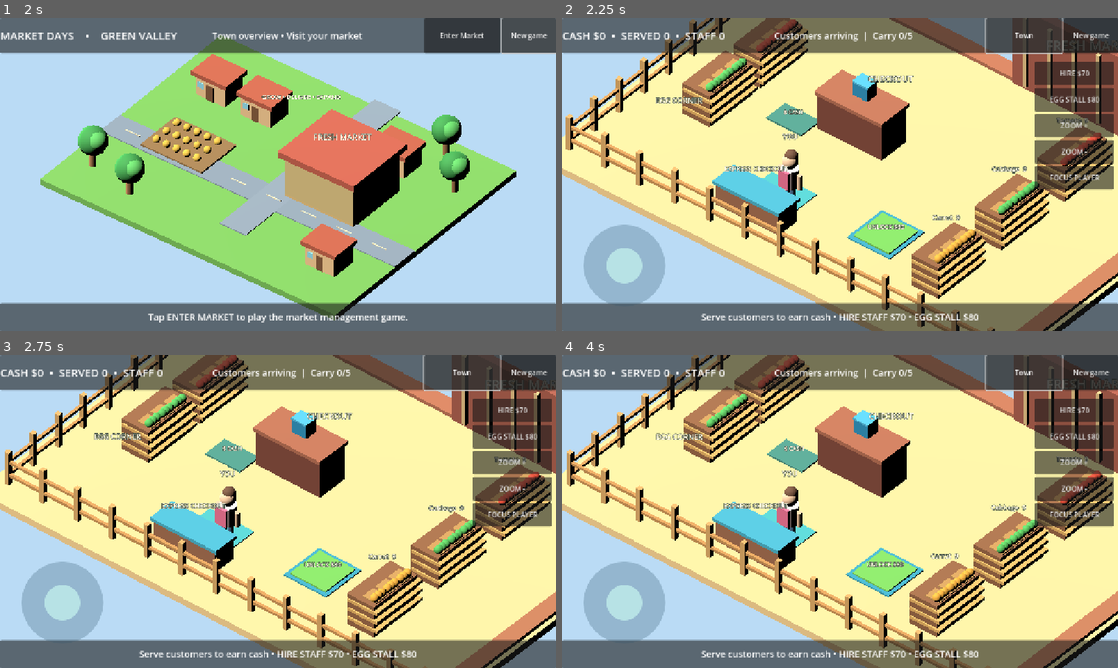
Above: before the commit, frames 1-4 (two rows, left to right).
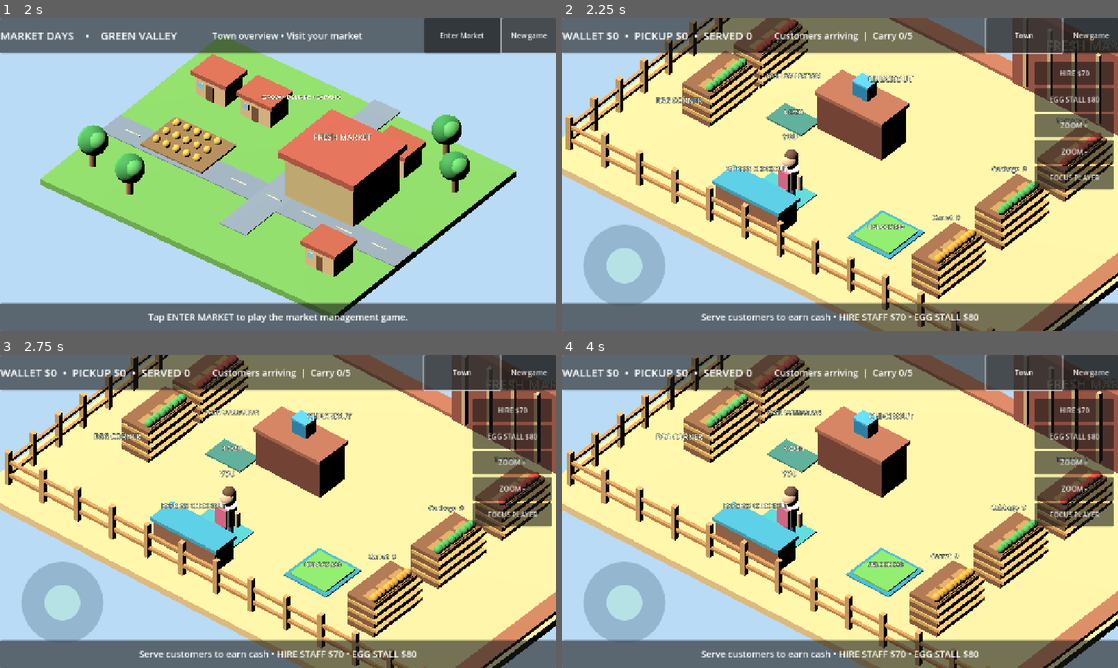
Above: after the commit, the same moments.

Repository: challaharshavardhan/BusinessWorld
Game: Godot game, scene res://main.tscn
The game is run twice, just before and just after one commit, with the same random seed, the same clock (stepped at 60 frames per second) and the same inputs.
Inputs:
- Up to frame 1 (2 s): click "New game" at 0.5 s; click "New game" at 1.25 s
- Up to frame 2 (2.25 s): click "Enter Market" at 2 s
- Up to frame 3 (2.75 s): no input
- Up to frame 4 (4 s): click "Town" at 2.75 s; click "Enter Market" at 3.5 s

Frame 1 is identical in both runs. In frame 2, 0.7% of the frame differs, in the area x 0-47%, y 4-20%; in frame 3, 0.7%; in frame 4, 0.7%.

Commit message:
Add visible cash bills, sale popups and collectible money piles

Diff:
--- a/scripts/market_days.gd
+++ b/scripts/market_days.gd
@@ -10,6 +10,10 @@
 
 var cash := 0
 var sales := 0
+var pending_cash := 0
+var cash_stack_root: Node3D
+var cash_stack_label: Label3D
+var flying_cash: Array[Dictionary] = []
 var served := 0
 var machine_unlocked := false
 var workers_hired := 0
@@ -242,6 +246,11 @@
     _text3d(market_root, Vector3(-2.4, 2.3, 5.65), "EXPRESS CHECKOUT", 33)
     _box(market_root, Vector3(-5.0, 0.05, 0.1), Vector3(1.8, 0.07, 1.2), Color("#49917f"))
     _text3d(market_root, Vector3(-5.0, 0.45, 0.1), "$ CASH", 28)
+    cash_stack_root = Node3D.new()
+    market_root.add_child(cash_stack_root)
+    cash_stack_root.position = Vector3(-5.0, 0.17, 0.1)
+    cash_stack_label = _text3d(market_root, Vector3(-5.0, 2.3, 0.1), "COLLECT CASH", 30)
+    _update_cash_stack()
     _box(market_root, Vector3(2.5, 0.035, 3.5), Vector3(2.2, 0.06, 2.2), Color("#389fb4"))
     _box(market_root, Vector3(2.5, 0.08, 3.5), Vector3(1.85, 0.1, 1.85), Color("#77c858"))
     _text3d(market_root, Vector3(2.5, 0.45, 3.5), "UNLOCK $80", 30)
@@ -270,6 +279,46 @@
     _text3d(npc, Vector3(0, 2.9, 0), "STAFF %d" % (index + 1), 30)
     workers.append(npc)
 
+# Cash received from sales becomes a visible pile of green banknotes.
+# It stays in the market until the player walks to the cash collection mat.
+func _update_cash_stack() -> void:
+    if cash_stack_root == null:
+        return
+    for child in cash_stack_root.get_children():
+        child.queue_free()
+    cash_stack_root.visible = pending_cash > 0
+    if cash_stack_label != null:
+        cash_stack_label.text = "PICK UP $%d" % pending_cash if pending_cash > 0 else "CASH COLLECTION"
+    var layers := mini(12, maxi(1, ceili(float(pending_cash) / 14.0)))
+    if pending_cash <= 0:
+        return
+    for i in range(layers):
+        var y: float = float(i) * 0.095
+        var bill := _box(cash_stack_root, Vector3(0, y, 0), Vector3(1.02, 0.075, 0.48), Color("#4fc97c"))
+        bill.rotation.y = sin(float(i) * 0.9) * 0.12
+        _box(cash_stack_root, Vector3(0, y + 0.042, 0), Vector3(0.28, 0.014, 0.46), Color("#e9eeb7"))
+    _box(cash_stack_root, Vector3(0, float(layers) * 0.095, 0), Vector3(0.6, 0.035, 0.22), Color("#f1ffdf"))
+
+func _cash_payment(amount: int, origin: Vector3) -> void:
+    pending_cash += amount
+    var flyer := Node3D.new()
+    market_root.add_child(flyer)
+    flyer.position = origin + Vector3(0, 2.3, 0)
+    _box(flyer, Vector3.ZERO, Vector3(0.85, 0.07, 0.42), Color("#48e77f"))
+    _text3d(flyer, Vector3(0, 0.45, 0), "+$%d" % amount, 43)
+    flying_cash.append({"node": flyer, "origin": flyer.position, "time": 0.0})
+    _update_cash_stack()
+    _save_game()
+
+func _collect_cash() -> void:
+    if pending_cash <= 0:
+        return
+    cash += pending_cash
+    _say("Collected $%d from the cash pile!" % pending_cash)
+    pending_cash = 0
+    _update_cash_stack()
+    _save_game()
+
 func _worker_service() -> void:
     if workers_hired == 0 or customer_queue.is_empty():
         return
@@ -283,7 +332,7 @@
     guest.queue_free()
     customer_queue.pop_front()
     var payment := 12 + kind * 3
-    cash += payment
+    _cash_payment(payment, Vector3(-2.3, 0, -0.9))
     sales += payment
     served += 1
     _say("Staff delivered %s: +$%d" % [PRODUCT_NAMES[kind], payment])
@@ -483,7 +532,7 @@
         detail.text = "Town overview • Visit your market"
         tip.text = "Tap ENTER MARKET to play the market management game."
         return
-    headline.text = "CASH $%d  •  SERVED %d  •  STAFF %d" % [cash, served, workers_hired]
+    headline.text = "WALLET $%d  •  PICKUP $%d  •  SERVED %d" % [cash, pending_cash, served]
     if hire_button != null:
         hire_button.disabled = workers_hired >= 3
         hire_button.text = "STAFF MAX" if workers_hired >= 3 else "HIRE $%d" % (70 + 60 * workers_hired)
@@ -517,6 +566,19 @@
         return
     game_clock += delta
     worker_clock += delta
+    for i in range(flying_cash.size() - 1, -1, -1):
+        var effect: Dictionary = flying_cash[i]
+        effect["time"] = float(effect["time"]) + delta
+        var motion: Node3D = effect["node"]
+        if not is_instance_valid(motion):
+            flying_cash.remove_at(i)
+            continue
+        var age: float = float(effect["time"])
+        motion.position = (effect["origin"] as Vector3) + Vector3(0, age * 1.5, 0)
+        motion.scale = Vector3.ONE * maxf(0.2, 1.0 - maxf(age - 0.5, 0.0))
+        if age >= 1.45:
+            motion.queue_free()
+            flying_cash.remove_at(i)
     _frame_market_camera(delta)
     customer_timer += delta
     action_timer += delta
@@ -557,6 +619,9 @@
     _refresh_ui()
 
 func _try_interact() -> void:
+    if pending_cash > 0 and player.position.distance_to(Vector3(-5.0, 0, 0.1)) < 1.65:
+        _collect_cash()
+        return
     if not machine_unlocked and player.position.distance_to(Vector3(2.5, 0, 3.5)) < 1.5 and cash >= 80:
         _unlock_eggs()
         return
@@ -605,7 +670,7 @@
             customer.queue_free()
             customer_queue.pop_front()
             carry_count -= 1
-            cash += 12 + kind * 3
+            _cash_payment(12 + kind * 3, Vector3(-2.4, 0, 5.65) if at_express_checkout else Vector3(-2.3, 0, -0.9))
             sales += 12 + kind * 3
             served += 1
             if carry_count == 0:
@@ -674,6 +739,7 @@
 func _save_game() -> void:
     var stored := {
         "cash": cash, "sales": sales, "served": served,
+        "pending_cash": pending_cash,
         "machine_unlocked": machine_unlocked,
         "workers_hired": workers_hired,
         "camera_zoom_size": camera_zoom_size,
@@ -695,6 +761,7 @@
     var data = JSON.parse_string(file.get_as_text())
     if data is Dictionary:
         cash = maxi(0, int(data.get("cash", 0)))
+        pending_cash = maxi(0, int(data.get("pending_cash", 0)))
         sales = maxi(0, int(data.get("sales", 0)))
         served = maxi(0, int(data.get("served", 0)))
         machine_unlocked = bool(data.get("machine_unlocked", false))
@@ -710,6 +777,13 @@
 
 func _reset() -> void:
     cash = 0
+    pending_cash = 0
+    for effect in flying_cash:
+        var moving: Node3D = effect["node"]
+        if is_instance_valid(moving):
+            moving.queue_free()
+    flying_cash.clear()
+    _update_cash_stack()
     served = 0
     sales = 0
     machine_unlocked = false
